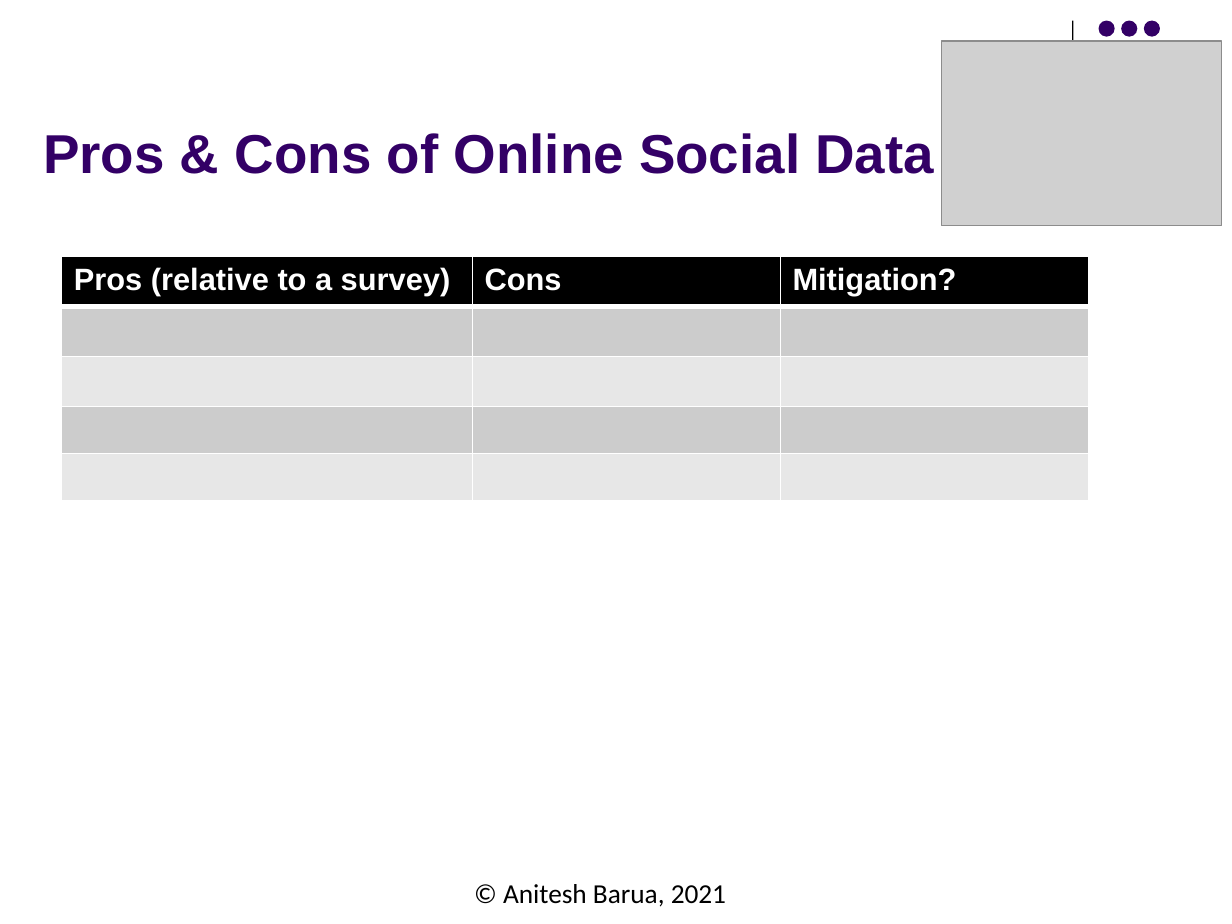
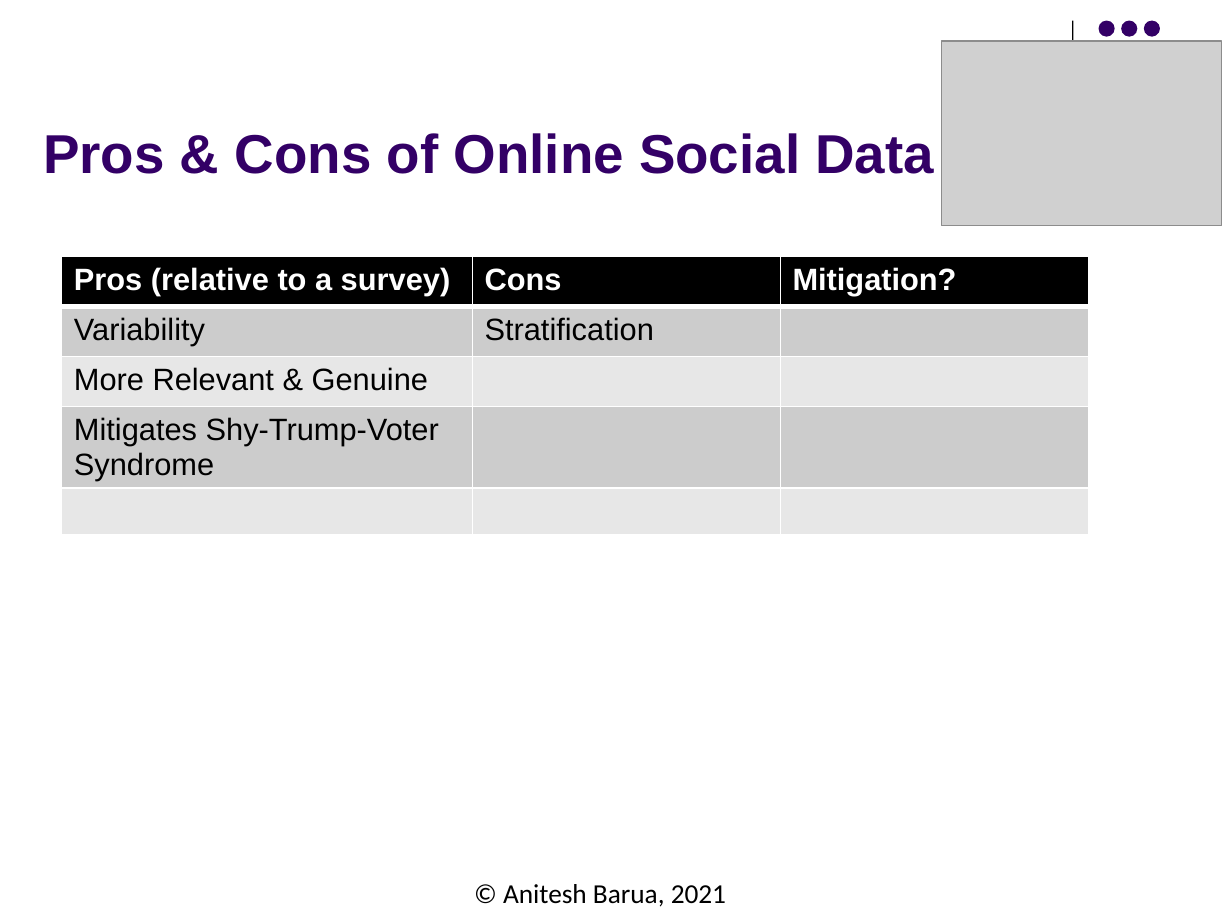
Before and after one commit to rohitashwachaks/analytics-for-unstructured-data, a slide deck: slide 20 of lectures/MSBA F2021 Session 1 August 26 Analytics for Unstructured Data.pptx. Drawn at 1232x924 pixels with LibreOffice and Linux fonts; fonts in the diff are those of the drawing; grey boxes stand for pictures. Boxes give left, top, right and bottom in pixels: in the first picture for what was removed or moved away, otherwise in the second. Text is boxed around its words. In the diff, an @@ line names an element or a change of style, - is before the commit and + after.

Commit message:
added lectures

```diff
--- a/lectures/MSBA F2021 Session 1 August 26 Analytics for Unstructured Data.pptx
+++ b/lectures/MSBA F2021 Session 1 August 26 Analytics for Unstructured Data.pptx
@@ table at <box>62,256,1088,542</box> @@
+row 2: Variability | Stratification | 
+row 3: More Relevant & Genuine |  | 
+row 4: Mitigates Shy-Trump-Voter Syndrome |  | 
-row 3:  |  | 
-row 4:  |  | 
-row 5:  |  | 
```
